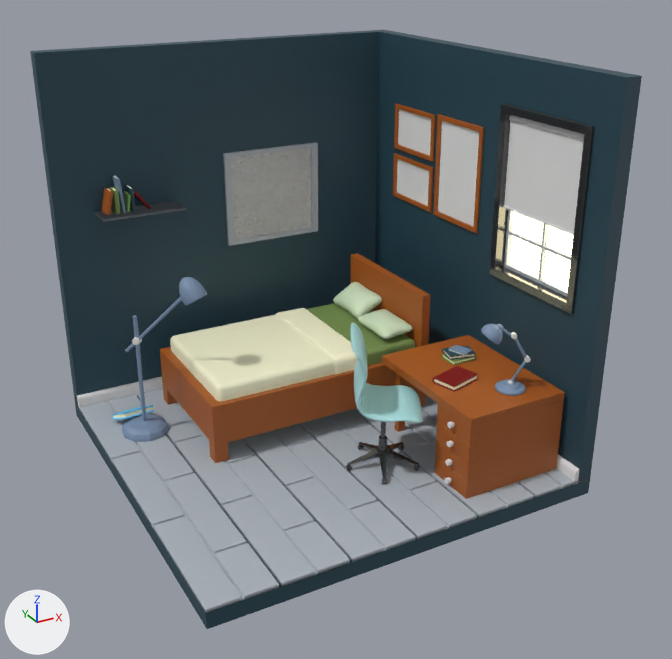
The Blender file room.blend: old version first, new version second.
Before and after are seen from a camera (50 mm lens) standing at (-3.95, -7.68, 5.2) and looking at (0.11, -0.3, 1.52). The axes (+X, +Y, +Z) are drawn at lower left. The lights are the same throughout.

The older version as bpy lines, for what is in view:
```python
ob_frame_002 = bpy.data.objects.new('frame.002', me_cube_030)
ob_frame_002.location = (1.84, 1.05, 3.04)
ob_mattress = bpy.data.objects.new('mattress', me_cube_004)
ob_mattress.location = (0.14, 0.75, 0.92)
ob_shade = bpy.data.objects.new('shade', me_cube_013)
ob_shade.location = (1.89, -1.09, 3.05)
ob_sheet = bpy.data.objects.new('sheet', me_cube_006)
ob_sheet.location = (0.14, 0.75, 0.92)
ob_window = bpy.data.objects.new('window', me_cube_012)
ob_window.location = (2.09, -1.09, 2.72)
ob_windowframe = bpy.data.objects.new('windowframe', me_cube_011)
ob_windowframe.location = (1.94, -1.09, 2.72)
# also in view: 'frame' at (1.84, 0.2, 2.76); 'floor' at (-0.02, -0.08, 0.18); 'drawer' at (1.26, -1.49, 0.59); 'background' at (0.0, 0.0, 2.02); 'bed frame' at (0.14, 0.75, 0.87)
```
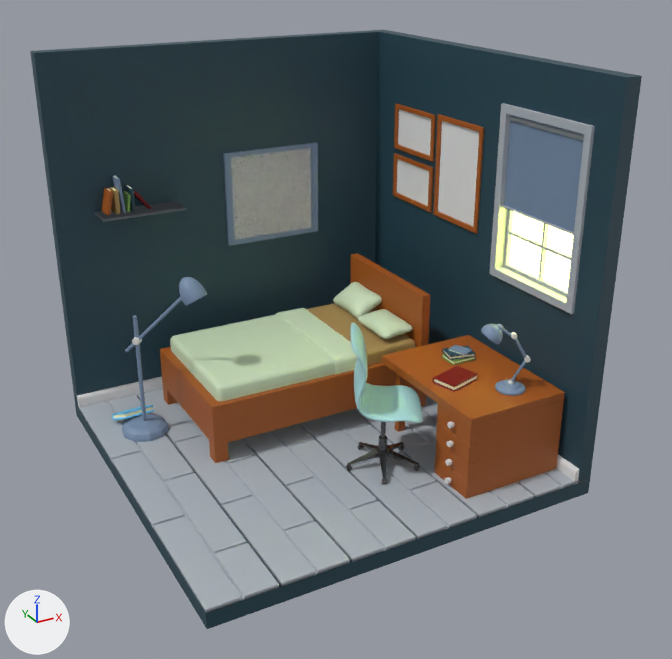
The edits, one by one:
Material 'emission light' (mat_emission_light) is new.
Its base color is (0.897, 1.0, 0.203) (yellow #f3ff7c).
Its strength is 10.0.
Material 'dry brown' (mat_dry_brown) is new.
Its base color is (0.394, 0.259, 0.0891) (brown #a88b54).
me_cube_004 has 8 vertices, 6 faces and spans x -1.17..1.17, y -0.71..0.71, z -0.14..0.08.
me_cube_004 no longer uses material mat_lemon (green #758e4f).
me_cube_004 now uses material mat_dry_brown (brown #a88b54).
me_cube_006 has 228 vertices, 225 faces and spans x -1.18..0.5, y -0.74..0.74, z -0.15..0.11.
me_cube_006 no longer uses material mat_white (white #f6f4d2).
me_cube_006 now uses material mat_material_004 (light grey #cbdfbd).
me_cube_011 has 16 vertices, 16 faces and spans x -0.11..0.11, y -0.62..0.62, z -0.87..0.87.
me_cube_011 no longer uses material mat_material_012 (dark grey #656565).
me_cube_011 now uses material mat_grey (grey #adb5bd).
me_cube_012 has 232 vertices, 250 faces and spans x -0.15..-0.11, y -0.54..0.54, z -0.79..0.79.
me_cube_012 no longer uses material mat_material_007 (beige #fff1c1).
me_cube_012 now uses material mat_emission_light (yellow #f3ff7c).
me_cube_013 has 8 vertices, 6 faces and spans x -0.005..0.005, y -0.539..0.539, z -0.462..0.462.
me_cube_013 now uses material mat_ash (blue #778da9).

Location of each change, (x1, y1, x2, y2) in pixels of the pictures (672 x 659 px):
'sheet', recoloured
    both: (170, 308, 357, 402)
'shade', recoloured (grey to blue)
    both: (504, 115, 584, 232)
'windowframe', recoloured
    both: (489, 103, 595, 314)
'window', recoloured
    both: (504, 209, 574, 297)
'mattress', recoloured (green to brown)
    both: (306, 303, 415, 366)
